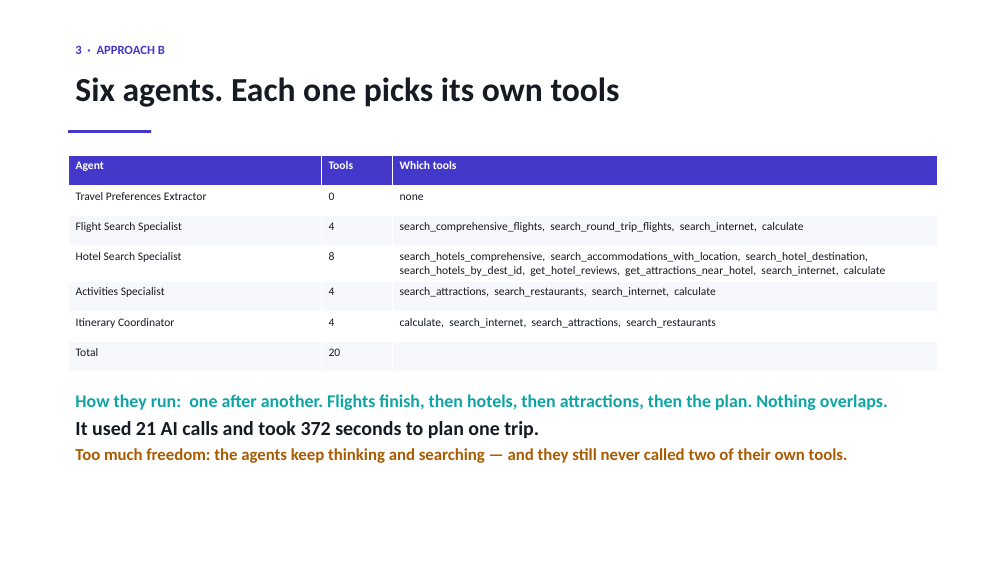
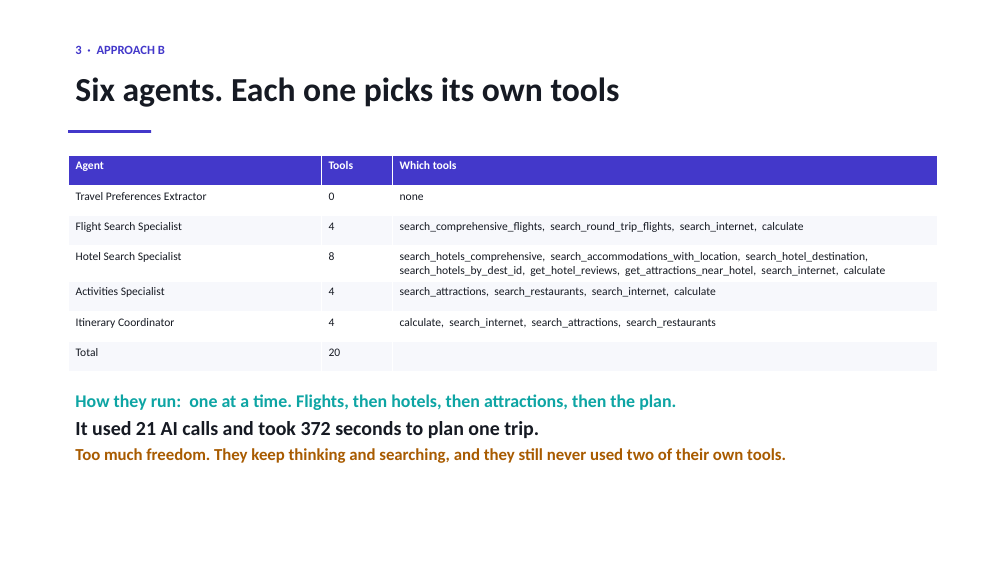
Before and after one commit to sherali143/Trip-Planner, a slide deck: slide 4 of submission/CMP7200_Viva_Presentation.pptx. Drawn at 1008x567 pixels with LibreOffice and Linux fonts; fonts in the diff are those of the drawing. Boxes give left, top, right and bottom in pixels: in the first picture for what was removed or moved away, otherwise in the second. Text is boxed around its words. In the diff, an @@ line names an element or a change of style, - is before the commit and + after.

Commit message:
Plainer wording on the viva slides
Sixteen explaining lines rewritten in commoner words and shorter sentences.
"one at a time" for "one after another. Nothing overlaps", "The two overlap"
for "their ranges overlap", "the free APIs ran out" for "because of the free
API limits". Nothing structural changed: the same nine slides, the same
tables, the same tool names and the same measured numbers.

These lines are read aloud from the front of a room, which is the test they
were failing.

```diff
--- a/submission/CMP7200_Viva_Presentation.pptx
+++ b/submission/CMP7200_Viva_Presentation.pptx
@@ text at box(75, 394, 676, 410): text changed @@
-How they run: one after another. Flights finish, then hotels, then attractions, then the plan. Nothing overlaps.
+How they run: one at a time. Flights, then hotels, then attractions, then the plan.
@@ text at box(75, 448, 786, 463): text changed @@
-Too much freedom: the agents keep thinking and searching — and they still never called two of their own tools.
+Too much freedom. They keep thinking and searching, and they still never used two of their own tools.
```
Also in this commit, not shown: 7 other slides changed, 1 other file.
